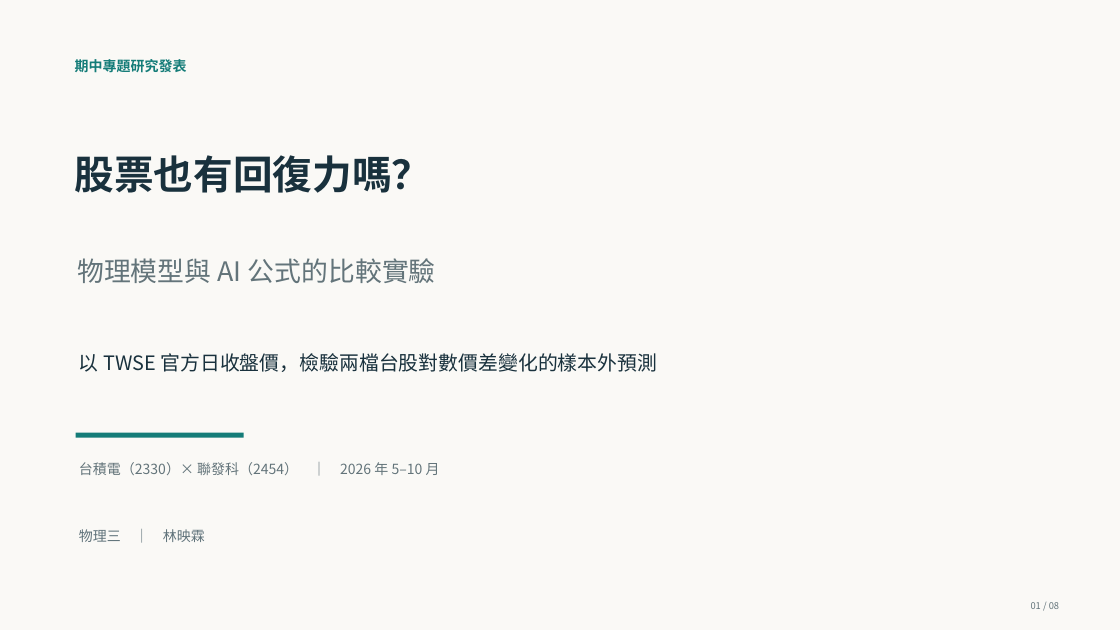
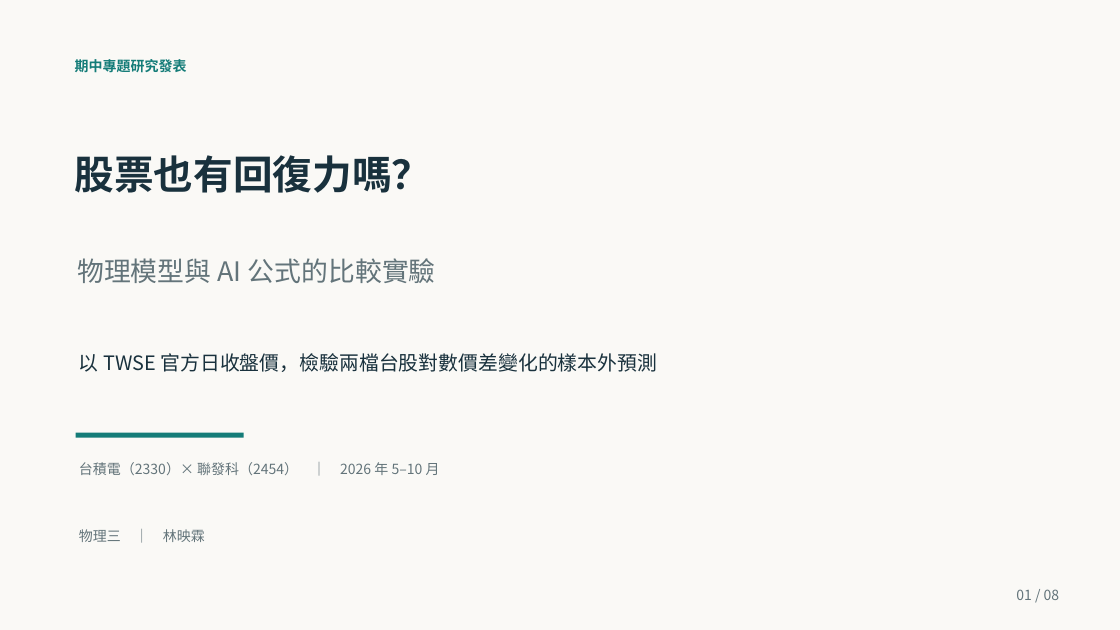
Before and after one commit to yinglinlin010/market-physics-lab, a slide deck: slide 1 of slides/midterm_90s.pptx. Drawn at 1120x630 pixels with LibreOffice and Linux fonts; fonts in the diff are those of the drawing. Boxes give left, top, right and bottom in pixels: in the first picture for what was removed or moved away, otherwise in the second. Text is boxed around its words. In the diff, an @@ line names an element or a change of style, - is before the commit and + after.

```diff
--- a/slides/midterm_90s.pptx
+++ b/slides/midterm_90s.pptx
@@ text "01 / 08": place and size @@
-text "01 / 08" at (1031, 602, 1059, 609)
+text "01 / 08" at (1016, 589, 1060, 600)
@@ text "01 / 08" at (1016, 589, 1060, 600): size 8 to 12 pt @@
```
Also in this commit, not shown: 7 other slides changed, 4 other files.
